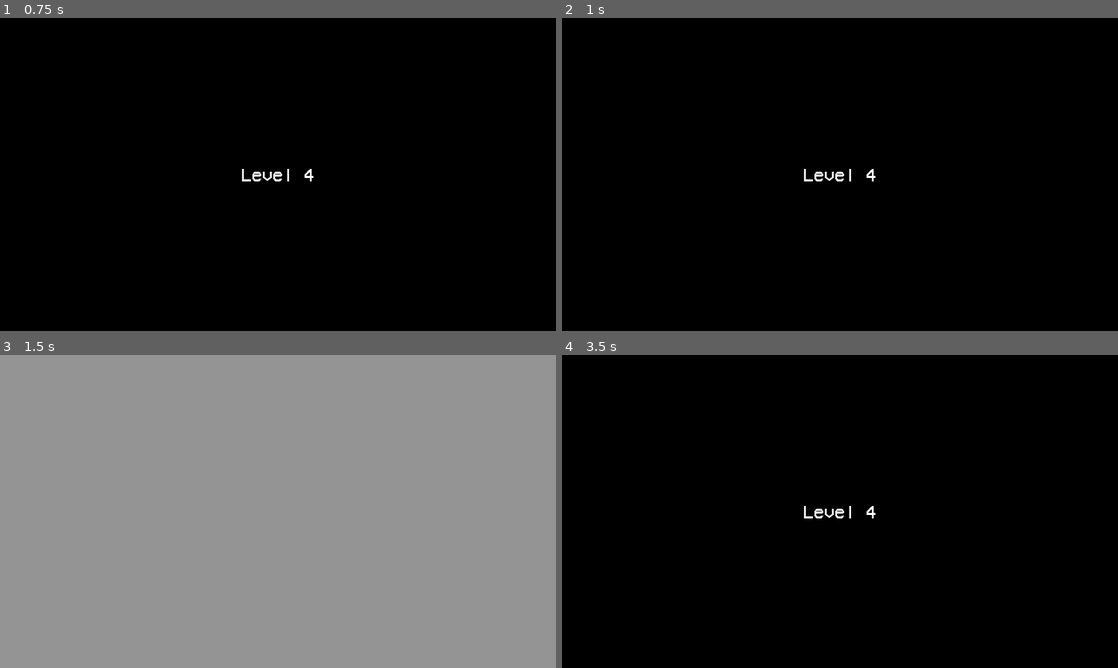
Above: before the commit, frames 1-4 (two rows, left to right).
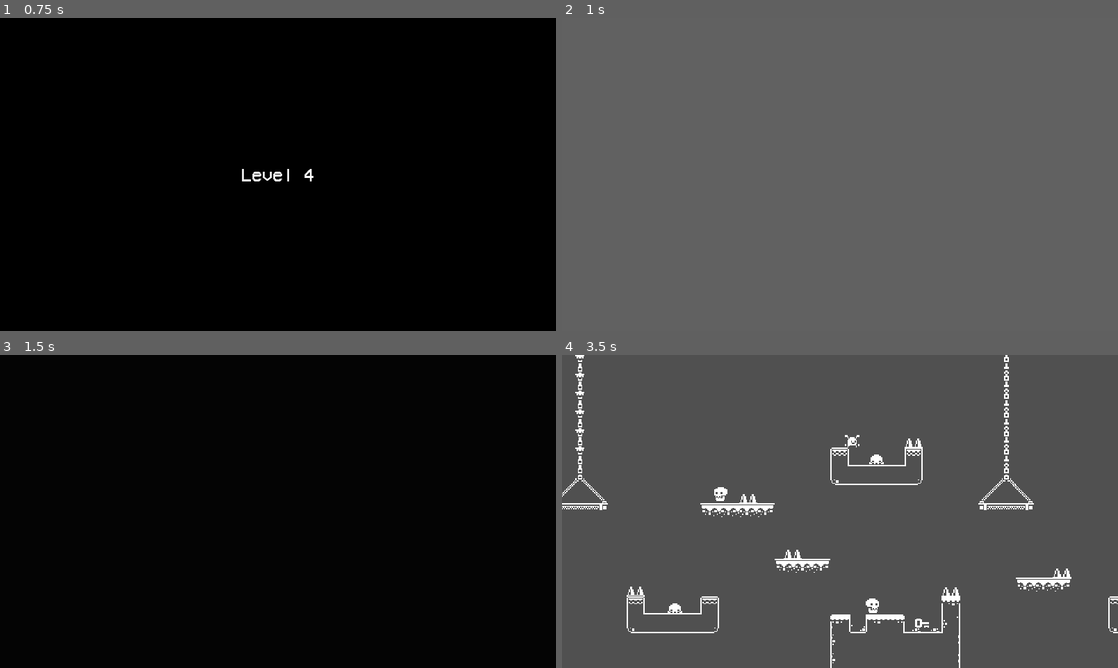
Above: after the commit, the same moments.

Repository: chewbakai/alien-platformer-godot
Game: Godot game, scene res://Levels/Level4.tscn
Same seed, same stepped clock (60 frames per second), same inputs: the game is played once before the commit and once after it. This scene is started directly instead of the project's main scene. Sound files missing from this copy of the repository are replaced by a short silence.
Inputs:
- Up to frame 1 (0.75 s): tap Enter (ui_accept) at 0.5 s; hold D (walk_east) from 0.53 s (still down); hold S (crouch) from 0.53 s (still down)
- Up to frame 2 (1 s): keep holding D (walk_east); keep holding S (crouch); tap W (jump) at 0.77 s
- Up to frame 3 (1.5 s): keep holding D (walk_east); release S (crouch) at 1.28 s; tap S (crouch) at 1.35 s
- Up to frame 4 (3.5 s): tap W (jump) at 1.52, 3.02 s; release D (walk_east) at 2.03 s; hold A (walk_west) 2.03-2.78 s; hold S (crouch) 2.03-2.78 s; hold D (walk_east) from 2.78 s (still down); tap S (crouch) at 2.85 s

Frame 1 is identical in both runs. In frame 2, 100% of the frame differs, in the area x 0-100%, y 0-100%; in frame 3, 100%; in frame 4, 100%.

Commit message:
Add potion

Diff:
--- a/Levels/Extras/Level4.tscn
+++ /dev/null
@@ -1,40 +0,0 @@
-[gd_scene load_steps=9 format=2]
-
-[ext_resource path="res://Levels/Extras/FallArea.tscn" type="PackedScene" id=1]
-[ext_resource path="res://Objects/Spike/Spike.tscn" type="PackedScene" id=2]
-[ext_resource path="res://Objects/Key/Key.tscn" type="PackedScene" id=3]
-[ext_resource path="res://Objects/Turrets/Turret.tscn" type="PackedScene" id=4]
-[ext_resource path="res://Actors/Player/Player.tscn" type="PackedScene" id=5]
-[ext_resource path="res://Audio/LevelBGM.tscn" type="PackedScene" id=6]
-[ext_resource path="res://Objects/Door/Door.tscn" type="PackedScene" id=7]
-[ext_resource path="res://Tiles/TileStandsNew.tscn" type="PackedScene" id=8]
-
-[node name="Level4" type="Node2D"]
-__meta__ = {
-"_edit_horizontal_guides_": [ 137.0 ],
-"_edit_vertical_guides_": [ 720.0 ]
-}
-
-[node name="Player" parent="." instance=ExtResource( 5 )]
-
-[node name="Fall" parent="." instance=ExtResource( 1 )]
-
-[node name="Key" parent="." instance=ExtResource( 3 )]
-
-[node name="Key2" parent="." instance=ExtResource( 3 )]
-
-[node name="Spike" parent="." instance=ExtResource( 2 )]
-
-[node name="Spike2" parent="." instance=ExtResource( 2 )]
-
-[node name="Turret" parent="." instance=ExtResource( 4 )]
-
-[node name="Turret2" parent="." instance=ExtResource( 4 )]
-
-[node name="TileMap" parent="." instance=ExtResource( 8 )]
-tile_data = PoolIntArray( 7, 31, 0, 65543, 31, 0, 131079, 31, 0, 196615, 31, 0, 262151, 29, 0, 327686, 28, 0, 786433, 10, 0, 786434, 12, 0, 851968, 10, 0, 851970, 15, 0, 917504, 13, 0, 917506, 15, 0, 983040, 13, 0, 983042, 15, 0, 1048576, 13, 0, 1048578, 15, 0 )
-
-[node name="AudioStreamPlayer" parent="." instance=ExtResource( 6 )]
-
-[node name="Door" parent="." instance=ExtResource( 7 )]
-position = Vector2( 710, 129 )
--- a/Levels/Level4.tscn
+++ b/Levels/Level4.tscn
@@ -32,13 +32,13 @@
 [node name="AudioStreamPlayer" parent="." instance=ExtResource( 1 )]
 
 [node name="Door" parent="." instance=ExtResource( 2 )]
-position = Vector2( 709.898, 131.795 )
+position = Vector2( 711.179, 135.728 )
 
 [node name="TileMap" parent="." instance=ExtResource( 5 )]
 tile_data = PoolIntArray( 65535, 27, 0, 5, 31, 0, 28, 30, 0, 45, 27, 0, 131071, 27, 0, 65541, 31, 0, 65564, 30, 0, 6558 …(2211 unchanged characters)…
 
 [node name="Player" parent="." instance=ExtResource( 6 )]
-position = Vector2( 471.004, 118.464 )
+position = Vector2( 312.426, 69.7875 )
 
 [node name="Key" parent="." instance=ExtResource( 8 )]
 position = Vector2( 383.215, 231.102 )
@@ -47,14 +47,14 @@
 position = Vector2( 567.885, 215.501 )
 
 [node name="Turret" parent="." instance=ExtResource( 9 )]
-position = Vector2( 208.628, 121.176 )
+position = Vector2( 209, 119.976 )
 scale = Vector2( -1, 1 )
 
 [node name="Turret2" parent="." instance=ExtResource( 9 )]
 position = Vector2( 341.06, 216.2 )
 
 [node name="Turret3" parent="." instance=ExtResource( 9 )]
-position = Vector2( 576.414, 134.182 )
+position = Vector2( 571.414, 137.016 )
 
 [node name="Spike" parent="." instance=ExtResource( 10 )]
 position = Vector2( 136.016, 201.07 )
@@ -66,7 +66,7 @@
 position = Vector2( 504.09, 185.05 )
 
 [node name="Spike2" parent="." instance=ExtResource( 10 )]
-position = Vector2( 232.275, 120.997 )
+position = Vector2( 233.166, 120.963 )
 
 [node name="Spike3" parent="." instance=ExtResource( 10 )]
 position = Vector2( 376.112, 72.8636 )
--- /dev/null
+++ b/Levels/Level5.gd
@@ -0,0 +1,23 @@
+extends "BaseLevel.gd"
+
+func _ready():
+	initialize(2,5,720)
+	get_node("Potion").connect("reveal_keys",self,"_on_Potion_collect")
+	make_keys_invisible(true)
+	pass
+
+func make_keys_invisible(my_bool):
+	var node
+	for number in range(req_keys):
+		print(number)
+		node = get_node("Key"+str(number+1))
+
+		if my_bool:
+			node.hide()
+		else:
+			node.show()
+
+
+#
+func _on_Potion_collect():
+	make_keys_invisible(false)
--- /dev/null
+++ b/Levels/Level5.tscn
@@ -0,0 +1,46 @@
+[gd_scene load_steps=10 format=2]
+
+[ext_resource path="res://Levels/Level5.gd" type="Script" id=1]
+[ext_resource path="res://Objects/Potion/Potion.tscn" type="PackedScene" id=2]
+[ext_resource path="res://Tiles/TileStandsNew.tscn" type="PackedScene" id=3]
+[ext_resource path="res://Actors/Player/Player.tscn" type="PackedScene" id=4]
+[ext_resource path="res://Objects/Key/Key.tscn" type="PackedScene" id=5]
+[ext_resource path="res://Objects/Door/Door.tscn" type="PackedScene" id=6]
+[ext_resource path="res://Levels/Extras/FallArea.tscn" type="PackedScene" id=7]
+[ext_resource path="res://Audio/LevelBGM.tscn" type="PackedScene" id=8]
+[ext_resource path="res://Actors/Monster/Monster.tscn" type="PackedScene" id=9]
+
+[node name="Level5" type="Node2D"]
+script = ExtResource( 1 )
+__meta__ = {
+"_edit_horizontal_guides_": [ 136.479 ],
+"_edit_vertical_guides_": [ 720.256, 362.86 ]
+}
+
+[node name="Potion" parent="." instance=ExtResource( 2 )]
+position = Vector2( 359.516, 85.1068 )
+
+[node name="TileMap" parent="." instance=ExtResource( 3 )]
+tile_data = PoolIntArray( 22, 31, 0, 65558, 30, 0, 131094, 30, 0, 196630, 30, 0, 262166, 29, 0, 327701, 28, 0, 720896, 10, 0, 720897, 12, 0, 786432, 13, 0, 786433, 15, 0, 851968, 13, 0, 851969, 15, 0, 917504, 13, 0, 917505, 15, 0, 983040, 13, 0, 983041, 15, 0, 1048576, 13, 0, 1048577, 15, 0 )
+
+[node name="Player" parent="." instance=ExtResource( 4 )]
+position = Vector2( 15.2528, 162.091 )
+
+[node name="Key1" parent="." instance=ExtResource( 5 )]
+position = Vector2( 170.486, 222.132 )
+
+[node name="Key2" parent="." instance=ExtResource( 5 )]
+position = Vector2( 612.943, 95.225 )
+
+[node name="Door" parent="." instance=ExtResource( 6 )]
+position = Vector2( 817.118, 154.218 )
+
+[node name="Fall" parent="." instance=ExtResource( 7 )]
+
+[node name="AudioStreamPlayer" parent="." instance=ExtResource( 8 )]
+
+[node name="Monster" parent="." instance=ExtResource( 9 )]
+position = Vector2( 216.91, 222.747 )
+
+[node name="Monster2" parent="." instance=ExtResource( 9 )]
+position = Vector2( 636.278, 96.8389 )
--- /dev/null
+++ b/Objects/Potion/Potion.gd
@@ -0,0 +1,17 @@
+extends Area2D
+
+signal reveal_keys
+
+func _ready():
+	visible = true
+	pass
+
+func _on_Area2D_body_entered(body):
+	if visible:
+		visible = false
+		emit_signal("reveal_keys")
+		get_node("AudioStreamPlayer").play()
+
+func _on_AudioStreamPlayer_finished():
+	queue_free()
+	pass
--- /dev/null
+++ b/Objects/Potion/Potion.tscn
@@ -0,0 +1,47 @@
+[gd_scene load_steps=6 format=2]
+
+[ext_resource path="res://Objects/Potion/one_bit_transparent0705.png" type="Texture" id=1]
+[ext_resource path="res://Objects/Potion/PP_02.wav" type="AudioStream" id=2]
+[ext_resource path="res://Objects/Potion/Potion.gd" type="Script" id=3]
+
+[sub_resource type="RectangleShape2D" id=1]
+extents = Vector2( 5.76769, 6.0269 )
+
+[sub_resource type="Animation" id=2]
+resource_name = "idle"
+length = 2.0
+loop = true
+tracks/0/type = "value"
+tracks/0/path = NodePath(".:position")
+tracks/0/interp = 1
+tracks/0/loop_wrap = true
+tracks/0/imported = false
+tracks/0/enabled = true
+tracks/0/keys = {
+"times": PoolRealArray( 0, 1 ),
+"transitions": PoolRealArray( 1, 1 ),
+"update": 1,
+"values": [ Vector2( 0, 0 ), Vector2( 0, 2 ) ]
+}
+
+[node name="Potion" type="Area2D"]
+position = Vector2( 0, 2 )
+script = ExtResource( 3 )
+
+[node name="CollisionShape2D" type="CollisionShape2D" parent="."]
+position = Vector2( 0, 0.946008 )
+shape = SubResource( 1 )
+
+[node name="AnimationPlayer" type="AnimationPlayer" parent="."]
+autoplay = "idle"
+anims/idle = SubResource( 2 )
+
+[node name="Sprite" type="Sprite" parent="."]
+texture = ExtResource( 1 )
+
+[node name="AudioStreamPlayer" type="AudioStreamPlayer" parent="."]
+stream = ExtResource( 2 )
+volume_db = -10.0
+bus = "SFX"
+[connection signal="body_entered" from="." to="." method="_on_Area2D_body_entered"]
+[connection signal="finished" from="AudioStreamPlayer" to="." method="_on_AudioStreamPlayer_finished"]
Not shown, added: Objects/Potion/PP_02.wav.import
Binary file added: Objects/Potion/one_bit_transparent0705.png
Not shown, added: Objects/Potion/one_bit_transparent0705.png.import
Not shown, changed: game_details.txt
Not shown, added: Objects/Potion/PP_02.wav
